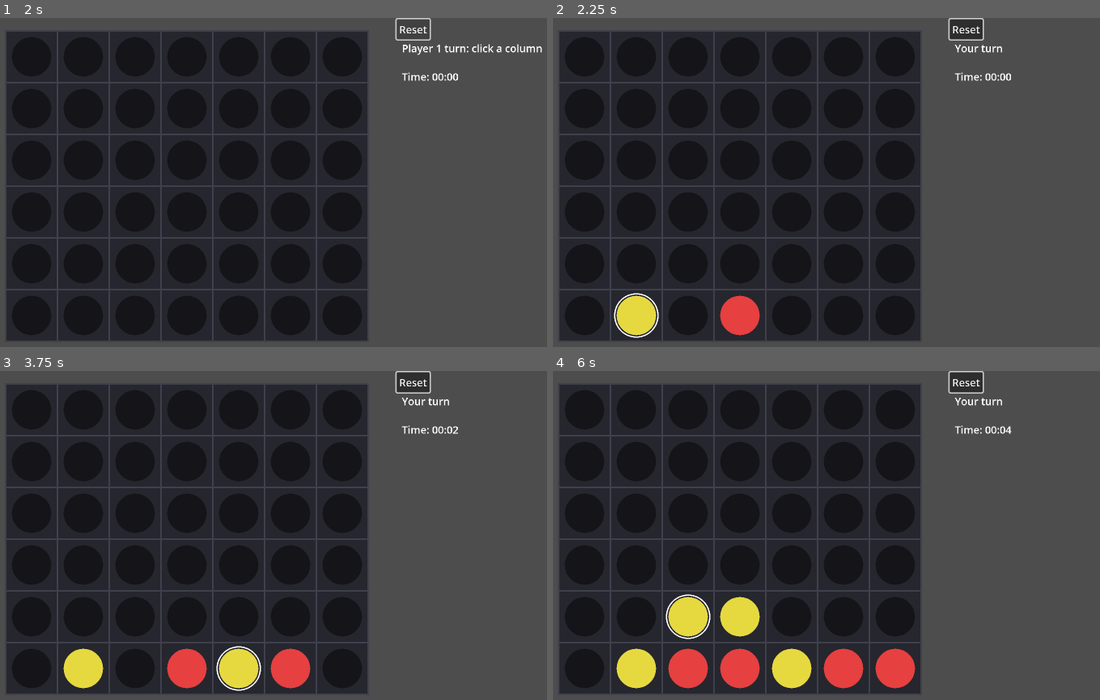
Above: before the commit, frames 1-4 (two rows, left to right).
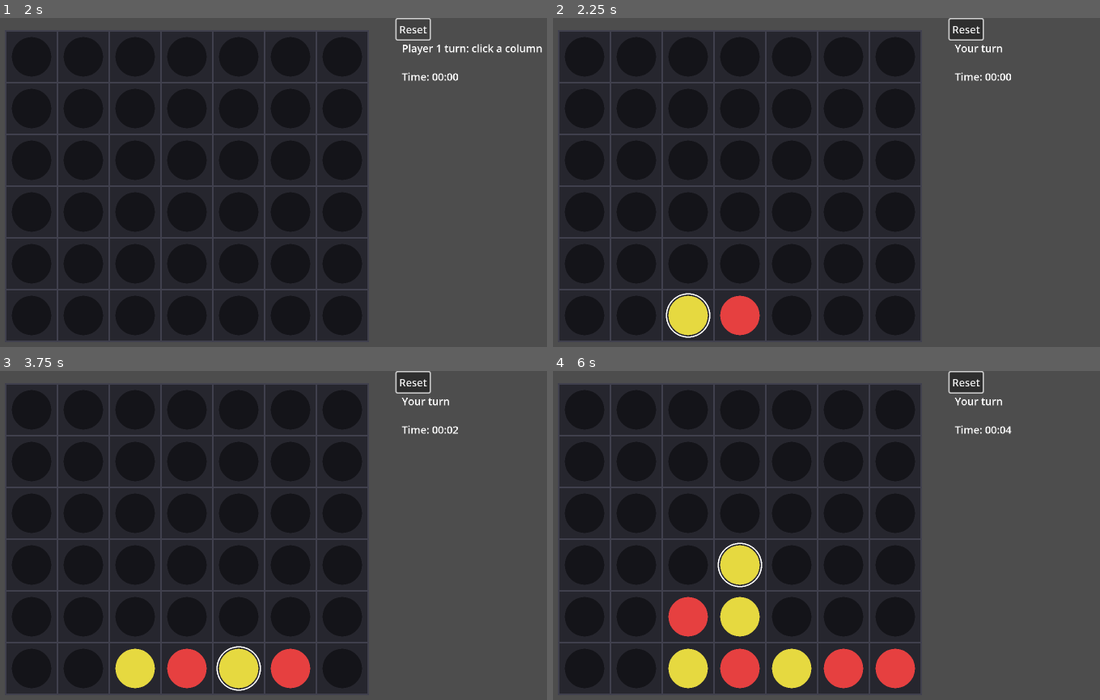
Above: after the commit, the same moments.

Repository: bharper9/CSC-492-Senior-Proj
Game: Godot game, scene res://Scenes/Board.tscn
Same seed, same stepped clock (60 frames per second), same inputs: the game is played once before the commit and once after it. The project has no main scene, so this scene is started directly.
Inputs (mouse positions are in pixels of both pictures, inside the frame that each line leads up to):
- Up to frame 1 (2 s): tap A at 0.5 s; move the mouse to (459, 182) at 0.52 s; click (459, 182) at 0.67 s; click "Reset" at 1.25 s
- Up to frame 2 (2.25 s): move the mouse to (738, 218) at 2.02 s; click (738, 218) at 2.17 s
- Up to frame 3 (3.75 s): move the mouse to (382, 472) at 2.77 s; click (382, 472) at 2.92 s; move the mouse to (284, 624) at 3.52 s; click (284, 624) at 3.67 s
- Up to frame 4 (6 s): move the mouse to (1061, 607) at 4.27 s; click (1061, 607) at 4.42 s; move the mouse to (673, 499) at 5.02 s; click (673, 499) at 5.17 s; move the mouse to (903, 551) at 5.77 s; click (903, 551) at 5.92 s

Frame 1 is identical in both runs. In frame 2, 1.7% of the frame differs, in the area x 11-29%, y 83-98%; in frame 3, 1.4%; in frame 4, 3.0%, in the area x 11-39%, y 52-97%.

Commit message:
Update board.gd
Alpha beta pruning improvments

Diff:
--- a/Scenes/board.gd
+++ b/Scenes/board.gd
@@ -21,6 +21,8 @@
 var last_move_col: int = -1
 
 var elapsed_seconds: int = 0
+var nodes_searched: int = 0
+var prunes: int = 0
 
 # --- AI Helper Functions ---
 const AI_DEPTH := 4 # Diffuclty spike 1 = easy 4+ AI is smart
@@ -133,9 +135,22 @@
 			score += score_window([b[r][c], b[r-1][c+1], b[r-2][c+2], b[r-3][c+3]], player)
 
 	return score
+#minmax helper
+func ordered_columns(cols: Array[int]) -> Array[int]:
+	var order := [3, 2, 4, 1, 5, 0, 6]
+	var out: Array[int] = []
+	for c in order:
+		if cols.has(c):
+			out.append(c)
+	return out
+
 #Minimax + alpha-beta pruning
 func minimax(b: Array, depth: int, alpha: int, beta: int, maximizing: bool) -> Dictionary:
+	nodes_searched += 1
+
 	var valid_cols := get_valid_columns(b)
+	valid_cols = ordered_columns(valid_cols)
+
 	var terminal := is_terminal_node(b)
 
 	if depth == 0 or terminal:
@@ -151,6 +166,7 @@
 	if maximizing:
 		var value := NEG_INF
 		var best_col := valid_cols[randi() % valid_cols.size()]
+
 		for col in valid_cols:
 			var temp := copy_board(b)
 			var row := get_next_open_row(temp, col)
@@ -158,18 +174,21 @@
 
 			var res := minimax(temp, depth - 1, alpha, beta, false)
 			var s := int(res["score"])
+
 			if s > value:
 				value = s
 				best_col = col
 
 			alpha = max(alpha, value)
 			if alpha >= beta:
+				prunes += 1
 				break
 
 		return {"col": best_col, "score": value}
 	else:
 		var value := POS_INF
 		var best_col := valid_cols[randi() % valid_cols.size()]
+
 		for col in valid_cols:
 			var temp := copy_board(b)
 			var row := get_next_open_row(temp, col)
@@ -177,16 +196,17 @@
 
 			var res := minimax(temp, depth - 1, alpha, beta, true)
 			var s := int(res["score"])
+
 			if s < value:
 				value = s
 				best_col = col
 
 			beta = min(beta, value)
 			if alpha >= beta:
+				prunes += 1
 				break
 
 		return {"col": best_col, "score": value}
-
 # --- AI Helper ends ---
 func _ready() -> void:
 	randomize()
@@ -261,8 +281,22 @@
 	if current_player != AI:
 		return
 
+	# Reset + time BEFORE search
+	nodes_searched = 0
+	prunes = 0
+	# tt.clear() # only if you use a transposition table
+
+	var start_ms := Time.get_ticks_msec()
+
 	var b_copy := copy_board(board)
 	var result := minimax(b_copy, AI_DEPTH, NEG_INF, POS_INF, true)
+
+	var end_ms := Time.get_ticks_msec()
+	print("depth=", AI_DEPTH,
+		" nodes=", nodes_searched,
+		" prunes=", prunes,
+		" time_ms=", (end_ms - start_ms))
+
 	var col: int = int(result["col"])
 
 	if col == -1:
@@ -290,7 +324,7 @@
 
 	current_player = HUMAN
 	status_label.text = "Your turn"
-# --- AI move over ---
+# Ai turn over
 
 func end_game(result_text: String) -> void:
 	game_over = true
